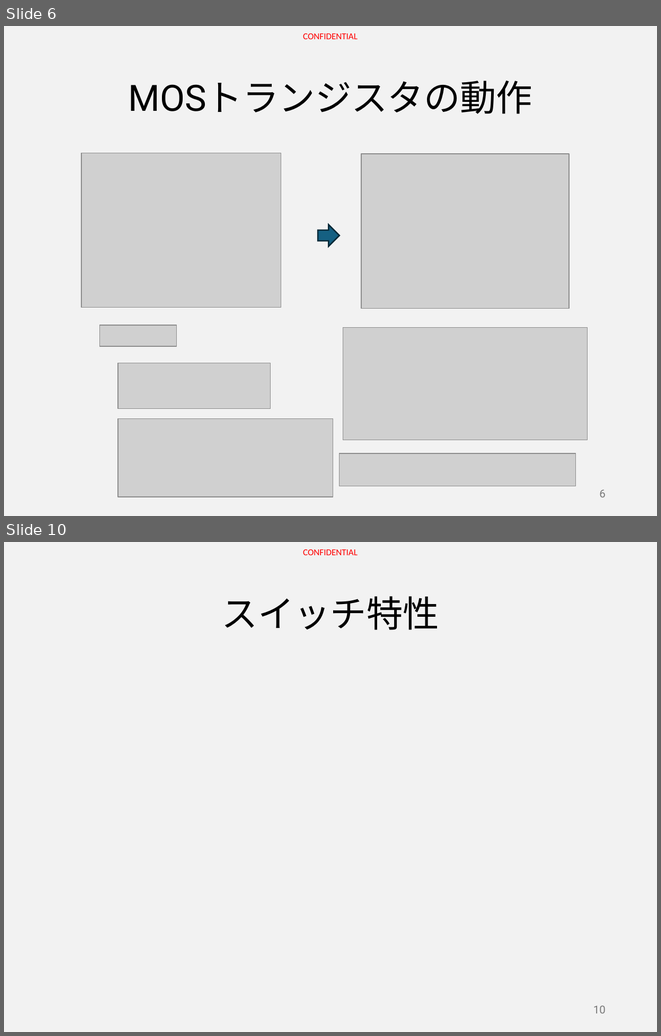
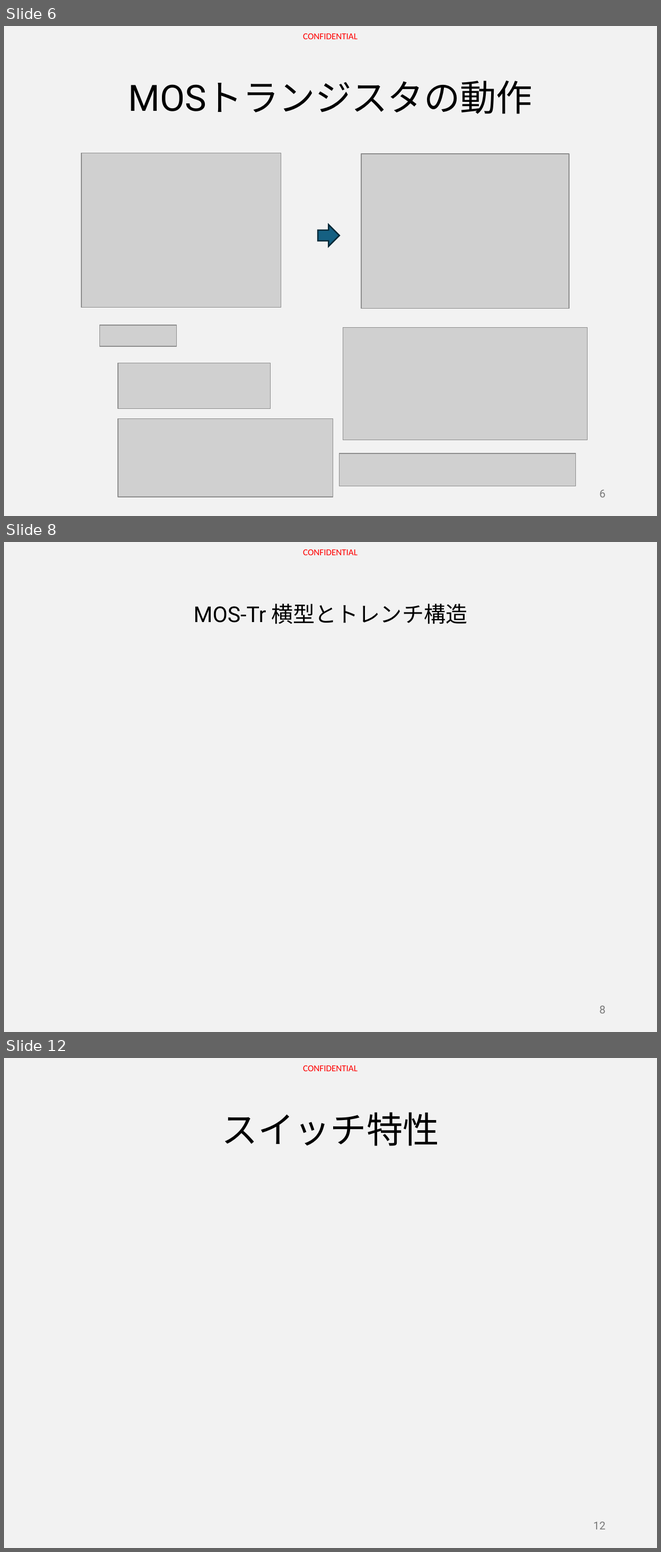
Before and after one commit to HiroyaIto/sansen, a slide deck: MOS-TrとICの基本&Tips Part1.pptx. Shown one above the other, each under a label of ours: slides 6 and 10 before the commit, slides 6, 8 and 12 after it; the slides between them are not shown. The pictures are 661x1036 and 661x1552 pixels, drawn with LibreOffice and Linux fonts; fonts in the diff are those of the drawing; grey boxes stand for pictures. Boxes give left, top, right and bottom in pixels: in the first picture for what was removed or moved away, otherwise in the second. Text is boxed around its words. In the diff, an @@ line names an element or a change of style, - is before the commit and + after.

```diff
--- a/MOS-TrとICの基本&Tips Part1.pptx
+++ b/MOS-TrとICの基本&Tips Part1.pptx
@@ slide 8 added at [4,542,657,1032], background #F2F2F2; not listed: 1 template element that a slide beside it also shows @@
@@ title added at [194,603,468,624], 24 pt, text #000000 @@
+MOS-Tr 横型とトレンチ構造
@@ page number added at [599,1005,606,1013], 12 pt, text #797979 @@
+8
@@ what was slide 10 is now slide 12 @@
@@ page number at [593,1521,606,1529]: text changed @@
-10
+12
```
Also in this commit, not shown: 5 slides changed, 5 other slides added.
